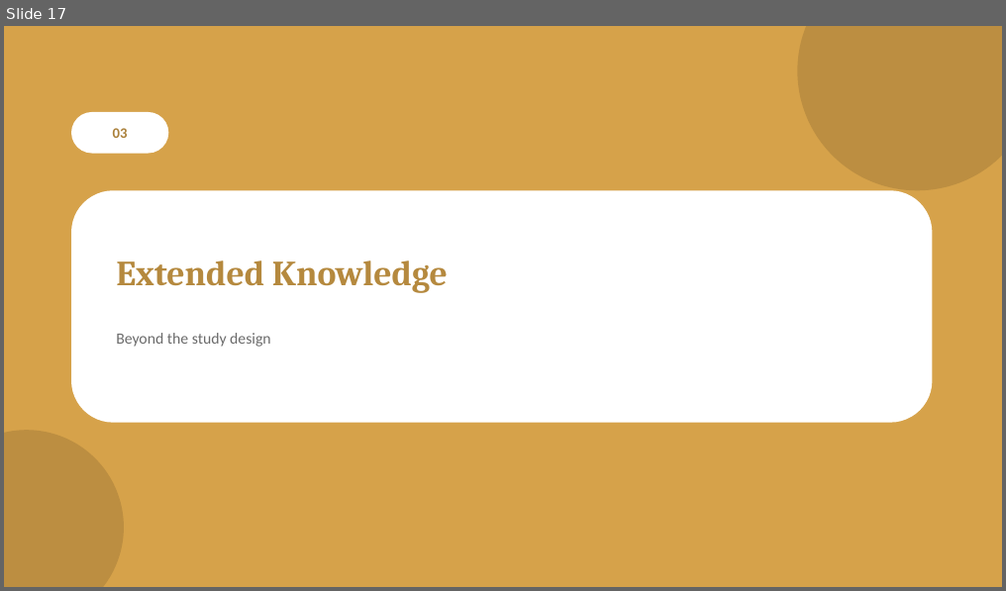
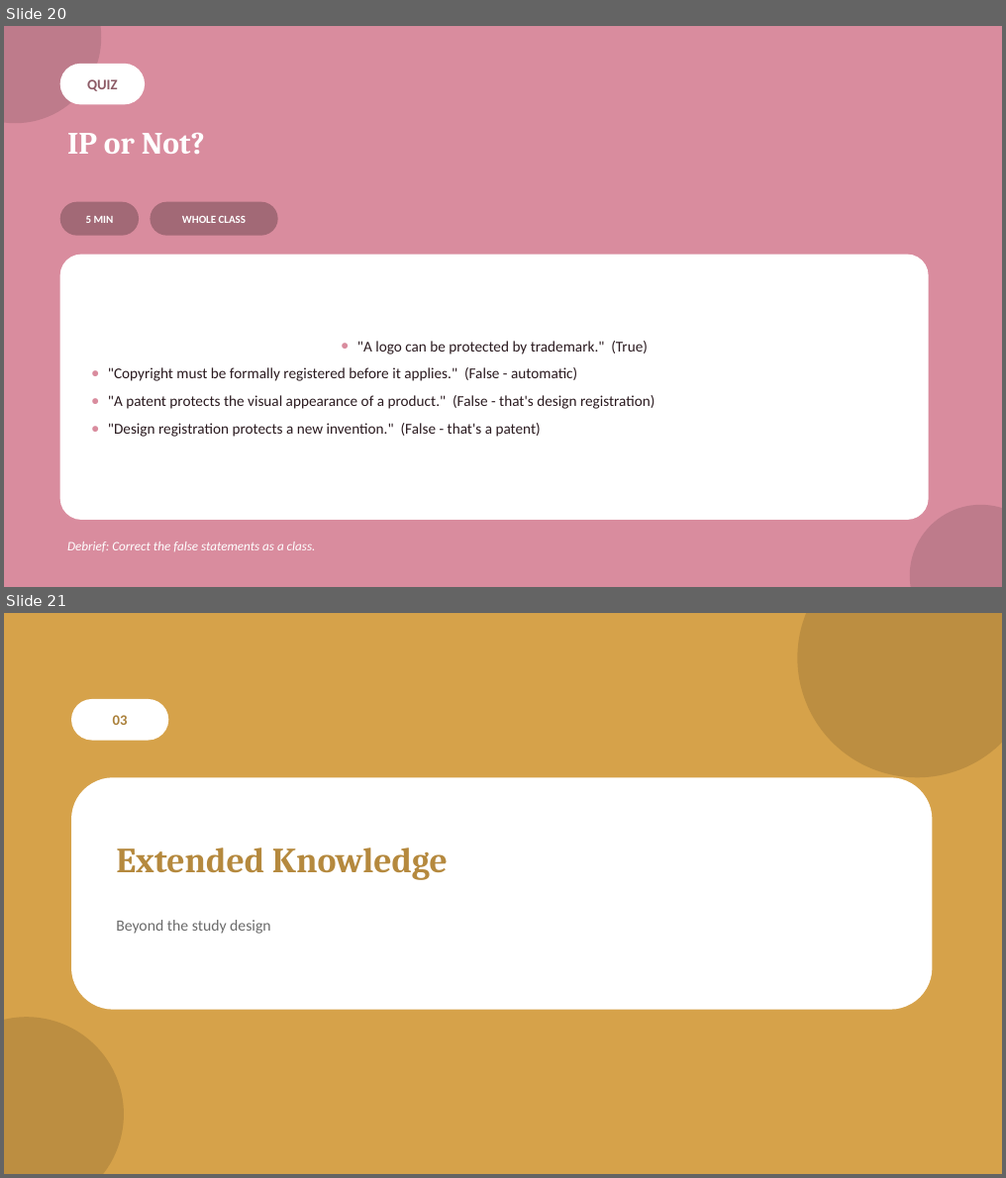
Before and after one commit to melodywyc0710/chuck, a slide deck: teaching-materials/vcd-vce/powerpoint/Unit2-Design-Contexts-and-Connections.pptx. Shown one above the other, each under a label of ours: slide 17 before the commit, slides 20 and 21 after it. The pictures are 1006x591 and 1006x1178 pixels, drawn with LibreOffice and Linux fonts; fonts in the diff are those of the drawing. Boxes give left, top, right and bottom in pixels: in the first picture for what was removed or moved away, otherwise in the second. Text is boxed around its words. In the diff, an @@ line names an element or a change of style, - is before the commit and + after.

```diff
--- a/teaching-materials/vcd-vce/powerpoint/Unit2-Design-Contexts-and-Connections.pptx
+++ b/teaching-materials/vcd-vce/powerpoint/Unit2-Design-Contexts-and-Connections.pptx
@@ slide 20 added at [4,26,1002,587], background #D98C9E @@
@@ ellipse added at [4,26,101,123], fill #BE7B8B @@
@@ rounded rectangle added at [60,64,145,104], fill #FFFFFF, 14 pt, text #8D5B66, bold @@
+QUIZ
@@ text added at [67,133,205,154], 30 pt, text #FFFFFF, bold @@
+IP or Not?
@@ rounded rectangle added at [60,202,139,236], fill #A26976, 10.5 pt, text #FFFFFF, bold @@
+5 MIN
@@ rounded rectangle added at [150,202,278,236], fill #A26976, 10.5 pt, text #FFFFFF, bold @@
+WHOLE CLASS
@@ rounded rectangle added at [60,255,929,520], fill #FFFFFF, 14.5 pt, text #2A1A1F @@
+● "A logo can be protected by trademark." (True)
+● "Copyright must be formally registered before it applies." (False - automatic)
+● "A patent protects the visual appearance of a product." (False - that's design registration)
+● "Design registration protects a new invention." (False - that's a patent)
@@ ellipse added at [910,505,1002,587], fill #BE7B8B @@
@@ text added at [67,542,316,553], 12.5 pt, text #FFFFFF, italic @@
+Debrief: Correct the false statements as a class.
@@ what was slide 17 is now slide 21 @@
```
Also in this commit, not shown: 5 other slides added, 4 other files.
